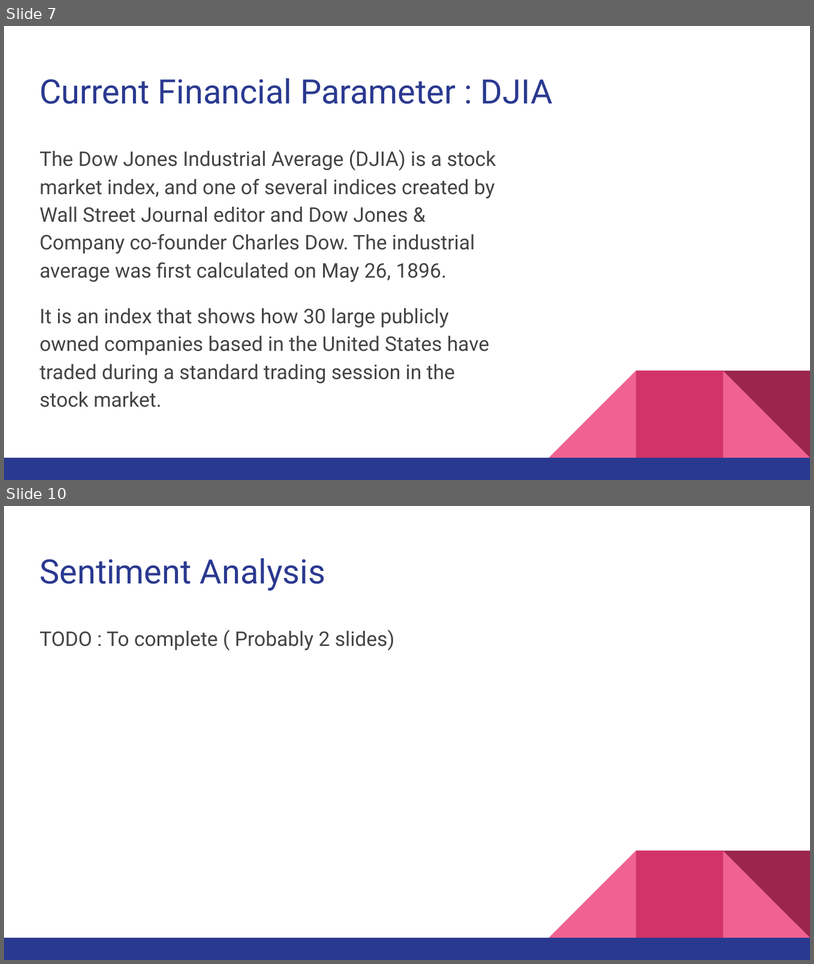
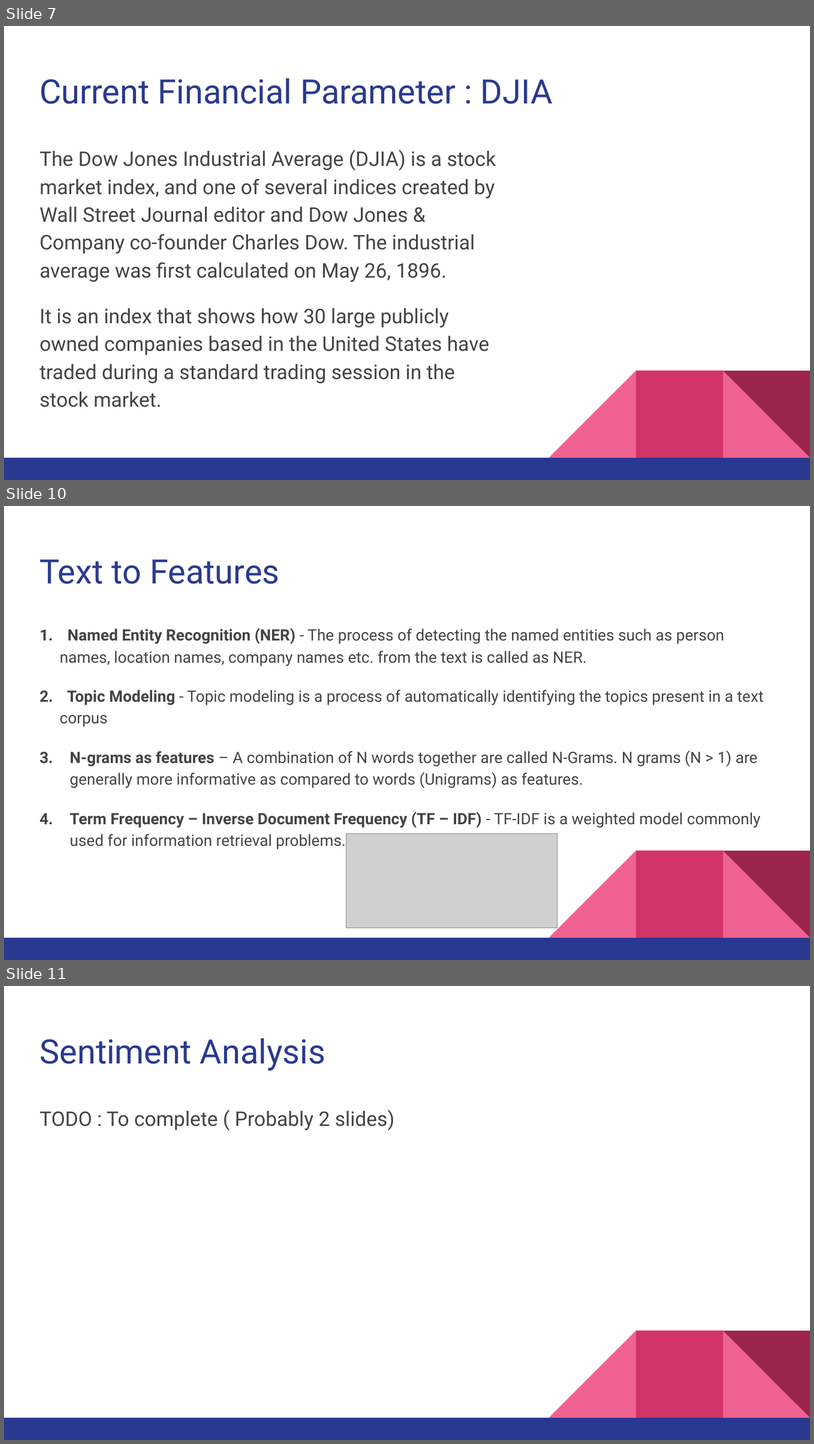
Before and after one commit to Anshul-Goyal/FY_Project, a slide deck: presentation/Mid_Term.pptx. Shown one above the other, each under a label of ours: slides 7 and 10 before the commit, slides 7, 10 and 11 after it; the slides between them are not shown. The pictures are 814x964 and 814x1444 pixels, drawn with LibreOffice and Linux fonts; fonts in the diff are those of the drawing; grey boxes stand for pictures. Boxes give left, top, right and bottom in pixels: in the first picture for what was removed or moved away, otherwise in the second. Text is boxed around its words. In the diff, an @@ line names an element or a change of style, - is before the commit and + after.

```diff
--- a/presentation/Mid_Term.pptx
+++ b/presentation/Mid_Term.pptx
@@ slide 10 added at [4, 506, 810, 960], background #FFFFFF; not listed: 5 template elements that a slide beside it also shows @@
@@ title added at [39, 559, 280, 584], 30 pt, text #2A3990 @@
+Text to Features
@@ text added at [60, 628, 764, 849], 14 pt, text #434343 @@
+1. Named Entity Recognition (NER) - The process of detecting the named entities such as person names, location names, company names etc. from the text is called as NER.
+2. Topic Modeling - Topic modeling is a process of automatically identifying the topics present in a text corpus
+3. N-grams as features – A combination of N words together are called N-Grams. N grams (N > 1) are generally more informative as compared to words (Unigrams) as features.
+4. Term Frequency – Inverse Document Frequency (TF – IDF) - TF-IDF is a weighted model commonly used for information retrieval problems.
@@ picture added at [347, 834, 558, 928] @@
@@ what was slide 10 is now slide 11 @@
```
Also in this commit, not shown: 5 slides changed, 5 other files.
